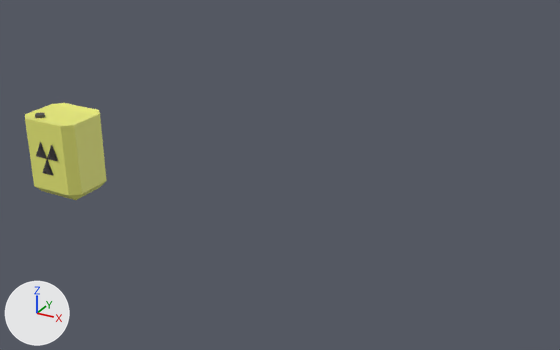
One commit to the FBX model Assets/BlenderAssets/nuclearwaste.fbx: the scene before it, then after it.
One viewpoint serves both versions: a camera (50 mm lens) standing at (188.0, -960.0, 459.0) and looking at (-211.0, -234.0, 96.0). The axes (+X, +Y, +Z) are drawn at lower left. The lights are the same throughout. Where no turn or scale is listed for an object, it has been applied to the vertices.

Script lines for the objects in view, before the commit:
```python
me_cube_023 = bpy.data.meshes.new('Cube.023')
me_cube_023.from_pydata(...)  # 8 vertices, 6 faces; spans x -7.1..7.6, y 6.5..6.7, z -13.7..3.2
me_cube_023.materials.append(mat_material_018)  # dark grey #4a4747
me_cube_026 = bpy.data.meshes.new('Cube.026')
me_cube_026.from_pydata(...)  # 24 vertices, 26 faces; spans x -31.4..31.4, y -26.9..26.9, z -42.6..37.4
me_cube_026.materials.append(mat_material_020)  # yellow #ecee78
me_cube_027 = bpy.data.meshes.new('Cube.027')
me_cube_027.from_pydata(...)  # 8 vertices, 6 faces; spans x -7.1..7.6, y 6.5..6.7, z -13.7..3.2
me_cube_027.materials.append(mat_material_018)  # dark grey #4a4747
me_cube_028 = bpy.data.meshes.new('Cube.028')
me_cube_028.from_pydata(...)  # 8 vertices, 6 faces; spans x -7.1..7.6, y 6.5..6.7, z -13.7..3.2
me_cube_028.materials.append(mat_material_018)  # dark grey #4a4747
me_cylinder_001 = bpy.data.meshes.new('Cylinder.001')
me_cylinder_001.from_pydata(...)  # a 32-sided cylinder along z spanning x -4.73..4.73, y -4.34..4.34, z -1.47..1.47
me_cylinder_001.materials.append(mat_material_018)  # dark grey #4a4747
ob_cube = bpy.data.objects.new('Cube', me_cube_026)
ob_cube.location = (-342.4, -434.5, 172.0)
ob_cube_001 = bpy.data.objects.new('Cube.001', me_cube_027)
ob_cube_001.location = (-349.6, -468.7, 186.0)
ob_cube_002 = bpy.data.objects.new('Cube.002', me_cube_028)
ob_cube_002.location = (-335.0, -468.7, 186.1)
ob_cube_003 = bpy.data.objects.new('Cube.003', me_cube_023)
ob_cube_003.location = (-343.8, -468.6, 169.6)
ob_cylinder_001 = bpy.data.objects.new('Cylinder.001', me_cylinder_001)
ob_cylinder_001.location = (-359.5, -447.2, 209.0)
```
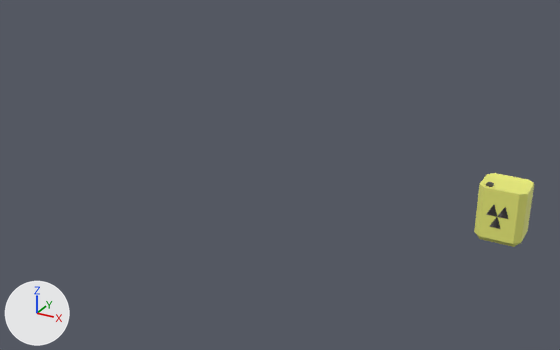
Where the change shows, as pixel boxes [x1, y1, x2, y2] in the pictures (560 x 350 px):
'Cube', moved
    before: [25, 103, 107, 200]
    after: [474, 173, 534, 247]
'Cube.002', moved
    before: [47, 145, 58, 161]
    after: [497, 207, 508, 219]
'Cube.001', moved
    before: [36, 142, 47, 159]
    after: [487, 205, 497, 217]
'Cube.003', moved
    before: [42, 160, 53, 175]
    after: [490, 217, 500, 229]
'Cylinder.001', moved
    before: [35, 113, 45, 118]
    after: [486, 182, 494, 187]

The edits, one by one:
Object 'Cube' (ob_cube) moves from (-342.4, -434.5, 172.0) to (0.2, 0.2, 0.7).
Object 'Cube.003' (ob_cube_003) moves from (-343.8, -468.6, 169.6) to (-3.1, -33.9, -1.8).
Object 'Cube.002' (ob_cube_002) moves from (-335.0, -468.7, 186.1) to (5.6, -34.0, 14.7).
Object 'Cylinder.001' (ob_cylinder_001) moves from (-359.5, -447.2, 209.0) to (-18.9, -12.5, 37.7).
Object 'Cube.001' (ob_cube_001) moves from (-349.6, -468.7, 186.0) to (-9.0, -33.9, 14.6).
